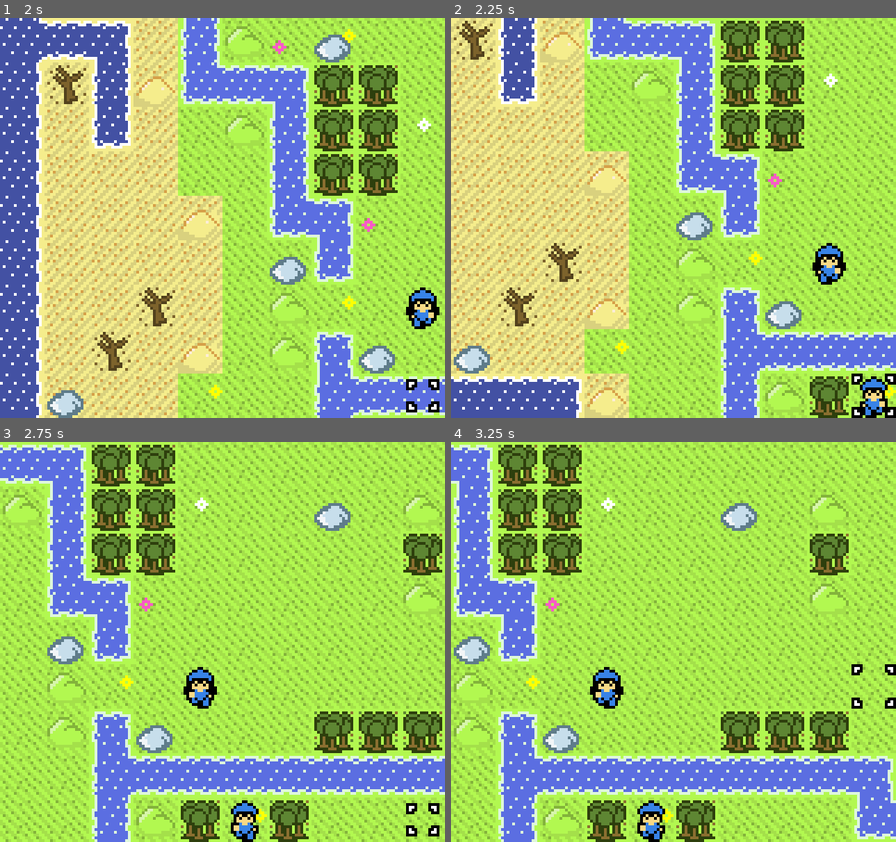
Above: before the commit, frames 1-4 (two rows, left to right).
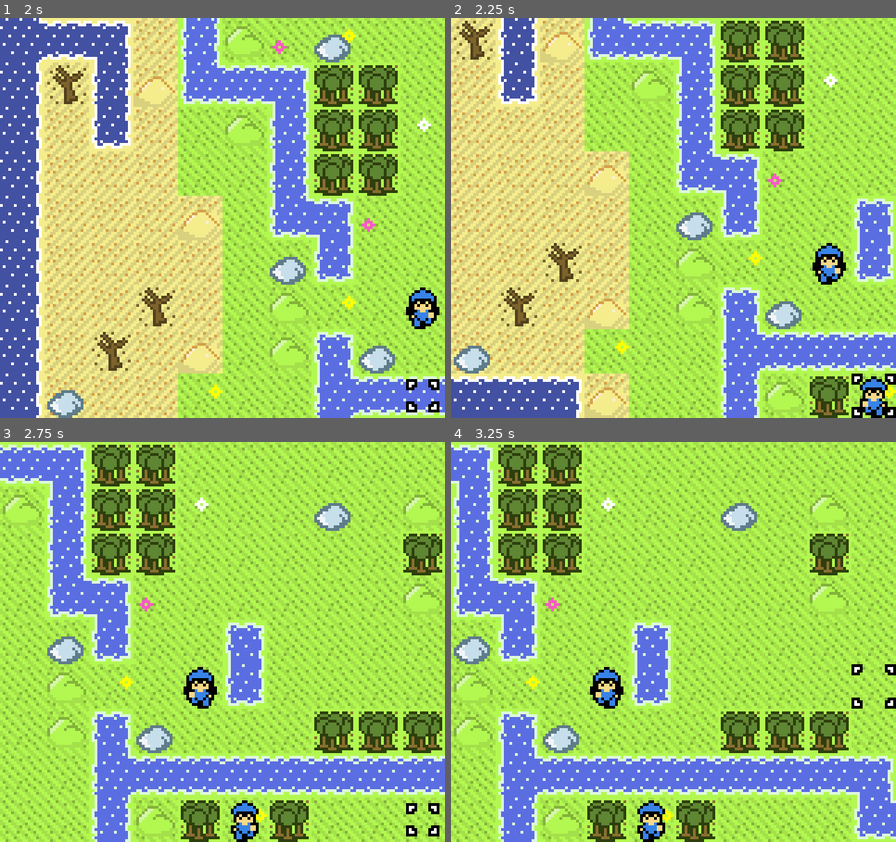
Above: after the commit, the same moments.

Repository: SummonerL/GuildBuilders
Game: Godot game, scene res://Scenes/Overworld/Overworld_Scene.tscn
Two runs of this game, one before a commit and one after it. Both use one fixed random seed, a clock stepped at 60 frames per second and the inputs below.
Inputs:
- Up to frame 1 (2 s): tap Enter (ui_accept) at 0.5, 0.77, 1.52 s; hold Right (ui_right) 0.53-1.28 s; hold Down (ui_down) from 1.28 s (still down)
- Up to frame 2 (2.25 s): release Down (ui_down) at 2.03 s; hold Right (ui_right) from 2.03 s (still down)
- Up to frame 3 (2.75 s): keep holding Right (ui_right)
- Up to frame 4 (3.25 s): release Right (ui_right) at 2.78 s; hold Up (ui_up) from 2.78 s (still down); tap Enter (ui_accept) at 3.02 s

Frame 1 is identical in both runs. In frame 2, 1.8% of the frame differs, in the area x 90-100%, y 45-100%; in frame 3, 1.8%; in frame 4, 1.8%.

Commit message:
getting closer

Diff:
--- a/Entities/Player/Units/Angler_Female.gd
+++ b/Entities/Player/Units/Angler_Female.gd
@@ -6,7 +6,7 @@
 
 	unit_name = "Female Angler"
 
-	base_move = 3
+	base_move = 7
 
 	self.global_position = Vector2(unit_pos_x*constants.TILE_WIDTH,
 									unit_pos_y*constants.TILE_HEIGHT)
--- a/Entities/Player/Units/Angler_Male.tscn
+++ b/Entities/Player/Units/Angler_Male.tscn
@@ -18,6 +18,7 @@
 
 [node name="Angler_Male_Sprite" type="AnimatedSprite" parent="."]
 frames = SubResource( 1 )
+frame = 1
 speed_scale = 0.5
 playing = true
 centered = false
--- a/Entities/Player/Units/Unit_Class.gd
+++ b/Entities/Player/Units/Unit_Class.gd
@@ -89,7 +89,11 @@
 	# keep track of all the tiles we're iterating over, as well as their distance
 	# to the unit
 	var tiles = {}
-	tiles[String(foc_x) + "_" + String(foc_y)] = 0 # the starting tile, distance of 0
+	tiles[String(foc_x) + "_" + String(foc_y)] = {
+		"pos_x": foc_x + unit_pos_x,
+		"pos_y": foc_y + unit_pos_y,
+		"distance": 0
+	} # the starting tile, distance of 0
 
 	var change_x = 0
 	var change_y = -1
@@ -98,22 +102,22 @@
 		var shortest_distance = constants.CANT_MOVE # by default, assume we can't move to the tile
 
 		if (tiles.get(String(foc_x+1) + "_" + String(foc_y)) != null): # tile to the right
-			var neighbor_right_dist = tiles.get(String(foc_x+1) + "_" + String(foc_y))
+			var neighbor_right_dist = tiles.get(String(foc_x+1) + "_" + String(foc_y)).distance
 			if (neighbor_right_dist < shortest_distance):
 				shortest_distance = neighbor_right_dist
 
 		if (tiles.get(String(foc_x-1) + "_" + String(foc_y)) != null): # tile to the left
-			var neighbor_left_dist = tiles.get(String(foc_x-1) + "_" + String(foc_y))
+			var neighbor_left_dist = tiles.get(String(foc_x-1) + "_" + String(foc_y)).distance
 			if (neighbor_left_dist < shortest_distance):
 				shortest_distance = neighbor_left_dist
 
 		if (tiles.get(String(foc_x) + "_" + String(foc_y-1)) != null): # tile to the north
-			var neighbor_up_dist = tiles.get(String(foc_x) + "_" + String(foc_y-1))
+			var neighbor_up_dist = tiles.get(String(foc_x) + "_" + String(foc_y-1)).distance
 			if (neighbor_up_dist < shortest_distance):
 				shortest_distance = neighbor_up_dist
 
 		if (tiles.get(String(foc_x) + "_" + String(foc_y+1)) != null): # tile to the south
-			var neighbor_down_dist = tiles.get(String(foc_x) + "_" + String(foc_y+1))
+			var neighbor_down_dist = tiles.get(String(foc_x) + "_" + String(foc_y+1)).distance
 			if (neighbor_down_dist < shortest_distance):
 				shortest_distance = neighbor_down_dist
 
@@ -135,7 +139,11 @@
 
 		# update the distance of this particular tile
 		if (!(foc_x == 0 && foc_y == 0)):
-			tiles[String(foc_x) + "_" + String(foc_y)] = new_tile_distance
+			tiles[String(foc_x) + "_" + String(foc_y)] = {
+				"pos_x": foc_x + unit_pos_x,
+				"pos_y": foc_y + unit_pos_y,
+				"distance": new_tile_distance
+			}
 		else:
 			new_tile_distance = 0
 
@@ -156,10 +164,14 @@
 		var current_tile_right_distance = constants.CANT_MOVE
 
 		if (tiles.get(String(foc_x+1) + "_" + String(foc_y)) != null):
-			current_tile_right_distance = tiles.get(String(foc_x+1) + "_" + String(foc_y))
+			current_tile_right_distance = tiles.get(String(foc_x+1) + "_" + String(foc_y)).distance
 
 		if (current_tile_right_distance > (new_tile_distance + tile_right_move_cost)):
-			tiles[String(foc_x+1) + "_" + String(foc_y)] = new_tile_distance + tile_right_move_cost
+			tiles[String(foc_x+1) + "_" + String(foc_y)] = {
+				"pos_x": (foc_x+1) + unit_pos_x,
+				"pos_y": foc_y + unit_pos_y,
+				"distance": new_tile_distance + tile_right_move_cost
+			}
 
 		# neighbor down
 		var tile_name_down_l1 = tileset_props_l1.get_tile_at_coordinates(Vector2(foc_x + unit_pos_x, foc_y + unit_pos_y+1))
@@ -176,10 +188,14 @@
 		var current_tile_down_distance = constants.CANT_MOVE
 
 		if (tiles.get(String(foc_x) + "_" + String(foc_y+1)) != null):
-			current_tile_down_distance = tiles.get(String(foc_x) + "_" + String(foc_y+1))
+			current_tile_down_distance = tiles.get(String(foc_x) + "_" + String(foc_y+1)).distance
 
 		if (current_tile_down_distance > (new_tile_distance + tile_down_move_cost)):
-			tiles[String(foc_x) + "_" + String(foc_y+1)] = new_tile_distance + tile_down_move_cost
+			tiles[String(foc_x) + "_" + String(foc_y+1)] = {
+				"pos_x": foc_x + unit_pos_x,
+				"pos_y": (foc_y+1) + unit_pos_y,
+				"distance": new_tile_distance + tile_down_move_cost
+			}
 
 
 		# neighbor left
@@ -197,10 +213,14 @@
 		var current_tile_left_distance = constants.CANT_MOVE
 
 		if (tiles.get(String(foc_x-1) + "_" + String(foc_y)) != null):
-			current_tile_left_distance = tiles.get(String(foc_x-1) + "_" + String(foc_y))
+			current_tile_left_distance = tiles.get(String(foc_x-1) + "_" + String(foc_y)).distance
 
 		if (current_tile_left_distance > (new_tile_distance + tile_left_move_cost)):
-			tiles[String(foc_x-1) + "_" + String(foc_y)] = new_tile_distance + tile_left_move_cost
+			tiles[String(foc_x-1) + "_" + String(foc_y)] = {
+				"pos_x": (foc_x-1) + unit_pos_x,
+				"pos_y": foc_y + unit_pos_y,
+				"distance": new_tile_distance + tile_left_move_cost
+			}
 
 		# neighbor up
 		var tile_name_up_l1 = tileset_props_l1.get_tile_at_coordinates(Vector2(foc_x + unit_pos_x, foc_y + unit_pos_y-1))
@@ -217,17 +237,14 @@
 		var current_tile_up_distance = constants.CANT_MOVE
 
 		if (tiles.get(String(foc_x) + "_" + String(foc_y-1)) != null):
-			current_tile_up_distance = tiles.get(String(foc_x) + "_" + String(foc_y-1))
+			current_tile_up_distance = tiles.get(String(foc_x) + "_" + String(foc_y-1)).distance
 
 		if (current_tile_up_distance > (new_tile_distance + tile_up_move_cost)):
-			tiles[String(foc_x) + "_" + String(foc_y-1)] = new_tile_distance + tile_up_move_cost
-
-
-		if (!(foc_x == 0 && foc_y == 0)):
-			# shifted to the actual location on map
-			if (new_tile_distance <= base_move): # if within the units movement
-				show_movement_grid_square(foc_x + unit_pos_x, foc_y + unit_pos_y)
-				eligible_movement_tiles.push_back(Vector2(foc_x + unit_pos_x, foc_y + unit_pos_y))
+			tiles[String(foc_x) + "_" + String(foc_y-1)] = {
+				"pos_x": foc_x + unit_pos_x,
+				"pos_y": (foc_y-1) + unit_pos_y,
+				"distance": new_tile_distance + tile_up_move_cost
+			}
 
 		if ((foc_x == foc_y) ||
 			(foc_x < 0 && foc_x == -foc_y) ||
@@ -238,3 +255,12 @@
 			change_y = temp_c_x
 		foc_x += change_x
 		foc_y += change_y
+
+	# we've calculated the distance of all tiles, now let's determine if they
+	# are eligible for movement, or not
+	for tile in tiles:
+		var tileObj = tiles[tile]
+		# if the distance is less than the unit's movement, and we're not already there
+		if (tileObj.distance > 0 && tileObj.distance <= base_move):
+			eligible_movement_tiles.push_back(Vector2(tileObj.pos_x, tileObj.pos_y))
+			show_movement_grid_square(tileObj.pos_x, tileObj.pos_y)
--- a/Scenes/Overworld/Overworld_Scene.tscn
+++ b/Scenes/Overworld/Overworld_Scene.tscn
@@ -13,7 +13,7 @@
 tile_set = ExtResource( 1 )
 cell_size = Vector2( 16, 16 )
 format = 1
-tile_data = PoolIntArray( -327662, 2, 4, -327661, 2, 5, -327 …(5558 unchanged characters)… 09, 393225, 3, 0, 393226, 3, 0, 393227, 3, 0, 393228, 3, 0, 393229, 3, 0, 393230, 3, 0, 393231, 3, 0, 393232, 3, 0, 393233, 10, 0, 393234, 3, 0, 393235, 3, 0, 393236, 3, 0, 393237, 3, 0, 393238, 4, 0, 393239, 3, 0, 393240, 3, 0, 393241, 3, 0, 393242, 3, 0, 393243, 3, 0, 393244, 2, 65540, 393245, 2, 65542, 524281, 13, 65540, 524282, 13, 262144, 524283, 13, 5, 524284, 13, 5, 524285, 13, 5, 524286, 13, 262145, 524287, 13, 65541, 458752, 13, 65541, 458753, 13, 65542, 458754, 7, 0, 458755, 7, 0, 458756, 9, 0, 458757, 7, 0, 458758, 3, 0, 458759, 10, 0, 458760, 5, 0, 458761, 3, 0, 458762, 6, 0, 458763, 3, 0, 458764, 3, 0, 458765, 3, 0, 458766, 3, …(3494 unchanged characters)…
+tile_data = PoolIntArray( -327662, 2, 4, -327661, 2, 5, -327 …(5558 unchanged characters)… 09, 393225, 3, 0, 393226, 3, 0, 393227, 2, 2, 393228, 3, 0, 393229, 3, 0, 393230, 3, 0, 393231, 3, 0, 393232, 3, 0, 393233, 10, 0, 393234, 3, 0, 393235, 3, 0, 393236, 3, 0, 393237, 3, 0, 393238, 4, 0, 393239, 3, 0, 393240, 3, 0, 393241, 3, 0, 393242, 3, 0, 393243, 3, 0, 393244, 2, 65540, 393245, 2, 65542, 524281, 13, 65540, 524282, 13, 262144, 524283, 13, 5, 524284, 13, 5, 524285, 13, 5, 524286, 13, 262145, 524287, 13, 65541, 458752, 13, 65541, 458753, 13, 65542, 458754, 7, 0, 458755, 7, 0, 458756, 9, 0, 458757, 7, 0, 458758, 3, 0, 458759, 10, 0, 458760, 5, 0, 458761, 3, 0, 458762, 6, 0, 458763, 2, 196609, 458764, 3, 0, 458765, 3, 0, 458766, 3, …(3494 unchanged characters)…
 script = ExtResource( 3 )
 
 [node name="World_Map_L2" type="TileMap" parent="." groups=[
